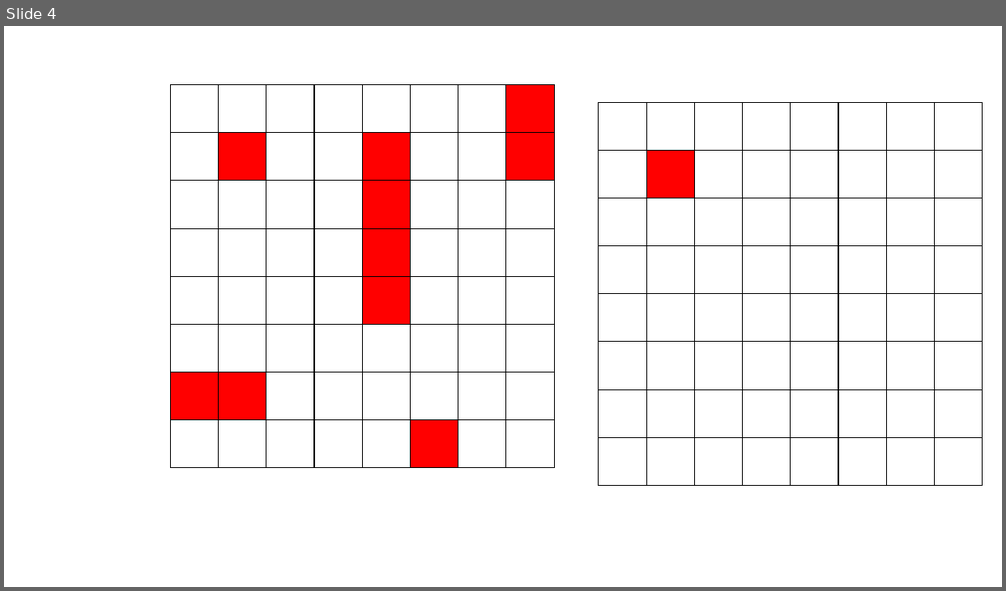
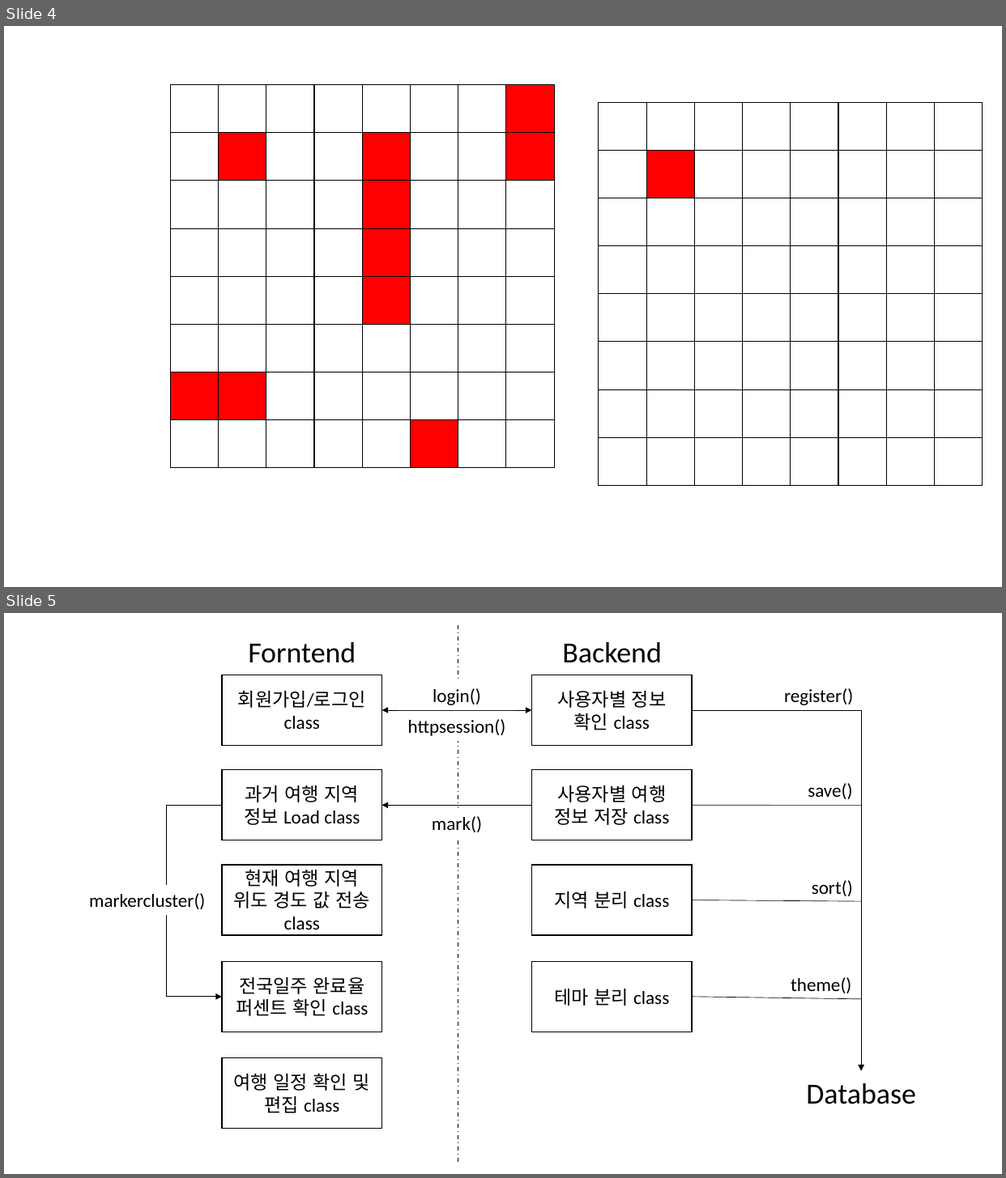
Before and after one commit to tukcom2023CD/GoldenClinic, a slide deck: Documents/Presentation1.pptx. Shown one above the other, each under a label of ours: slide 4 before the commit, slides 4 and 5 after it. The pictures are 1006x591 and 1006x1178 pixels, drawn with LibreOffice and Linux fonts; fonts in the diff are those of the drawing. Boxes give left, top, right and bottom in pixels: in the first picture for what was removed or moved away, otherwise in the second. Text is boxed around its words. In the diff, an @@ line names an element or a change of style, - is before the commit and + after.

```diff
--- a/Documents/Presentation1.pptx
+++ b/Documents/Presentation1.pptx
@@ slide 5 added at (4,613,1002,1174), background #FFFFFF @@
@@ group added at (89,625,916,1162): 11 texts, 9 rectangles, 4 lines, 2 elbow arrows, 1 double arrow, 1 arrow @@
+회원가입/로그인 class
+여행 일정 확인 및 편집 class
+전국일주 완료율 퍼센트 확인 class
+현재 여행 지역 위도 경도 값 전송 class
+과거 여행 지역 정보 Load class
+테마 분리 class
+지역 분리 class
+사용자별 여행 정보 저장 class
+사용자별 정보 확인 class
+Forntend
+Backend
+login()
+httpsession()
+mark()
+register()
+save()
+sort()
+theme()
+markercluster()
+Database
```
Also in this commit, not shown: 1 slide changed.
